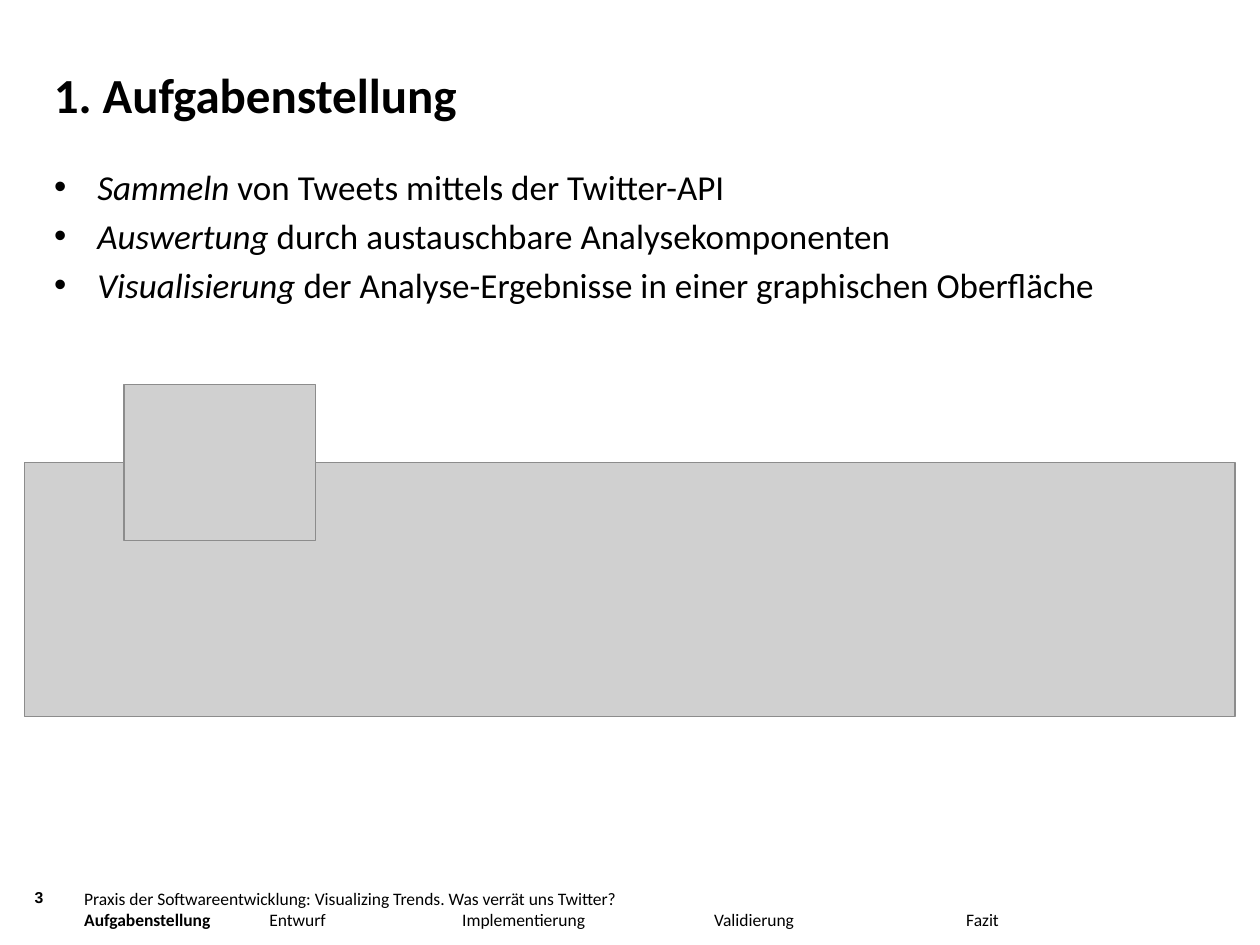
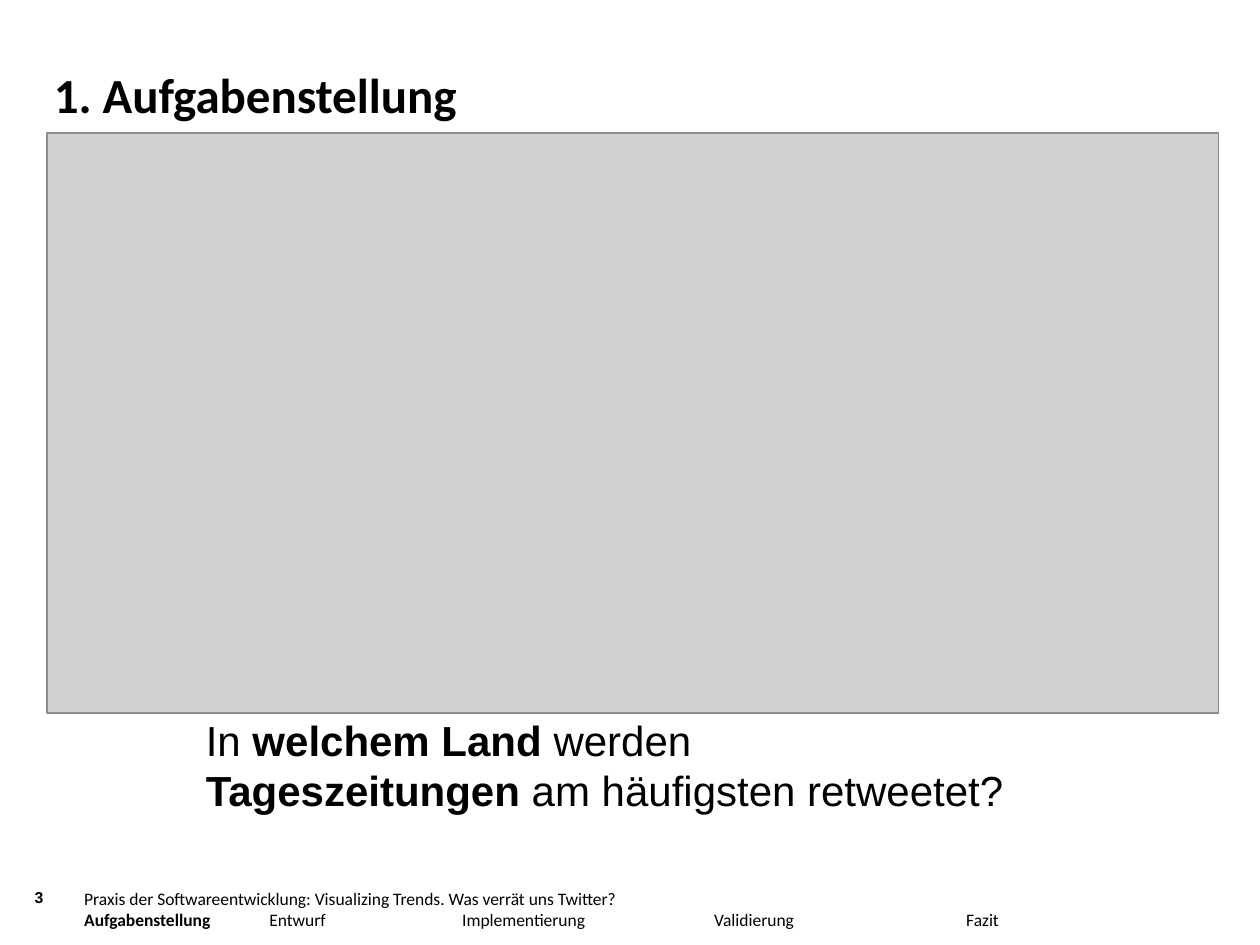
Before and after one commit to jaasmiin/twitterPSE, a slide deck: slide 3 of doc/abschlusspräsentation/pres.pptx. Drawn at 1260x945 pixels with LibreOffice and Linux fonts; fonts in the diff are those of the drawing; grey boxes stand for pictures; background and template pictures are left out. Boxes give left, top, right and bottom in pixels: in the first picture for what was removed or moved away, otherwise in the second. Text is boxed around its words. In the diff, an @@ line names an element or a change of style, - is before the commit and + after.

Commit message:
Aufgabenstellung ausführlicher beschrieben & bildlicher
+ Systemarchitektur vereinfacht dargestellt

```diff
--- a/doc/abschlusspräsentation/pres.pptx
+++ b/doc/abschlusspräsentation/pres.pptx
@@ picture added at (x1=47, y1=134, x2=1218, y2=713) @@
@@ text removed at (x1=97, y1=175, x2=1094, y2=304) @@
-• Sammeln von Tweets mittels der Twitter-API
-• Auswertung durch austauschbare Analysekomponenten
-• Visualisierung der Analyse-Ergebnisse in einer graphischen Oberfläche
@@ picture removed at (x1=123, y1=384, x2=315, y2=539) @@
@@ picture removed at (x1=25, y1=462, x2=1236, y2=717) @@
@@ text added at (x1=206, y1=725, x2=1003, y2=815), 24 pt, text #000000 @@
+In welchem Land werden
+Tageszeitungen am häufigsten retweetet?
```
Also in this commit, not shown: 1 other slide changed, 3 slides added.
